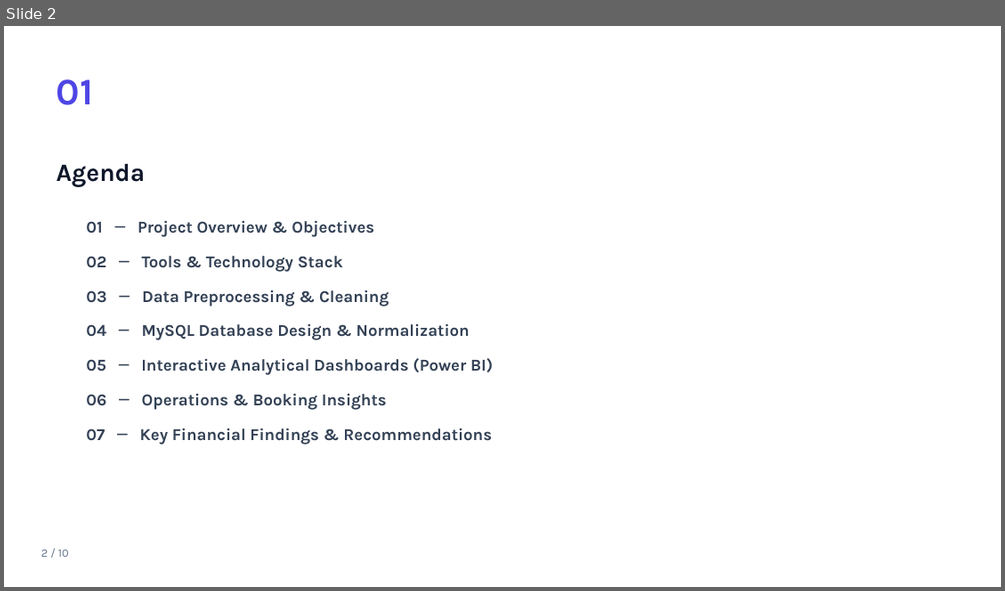
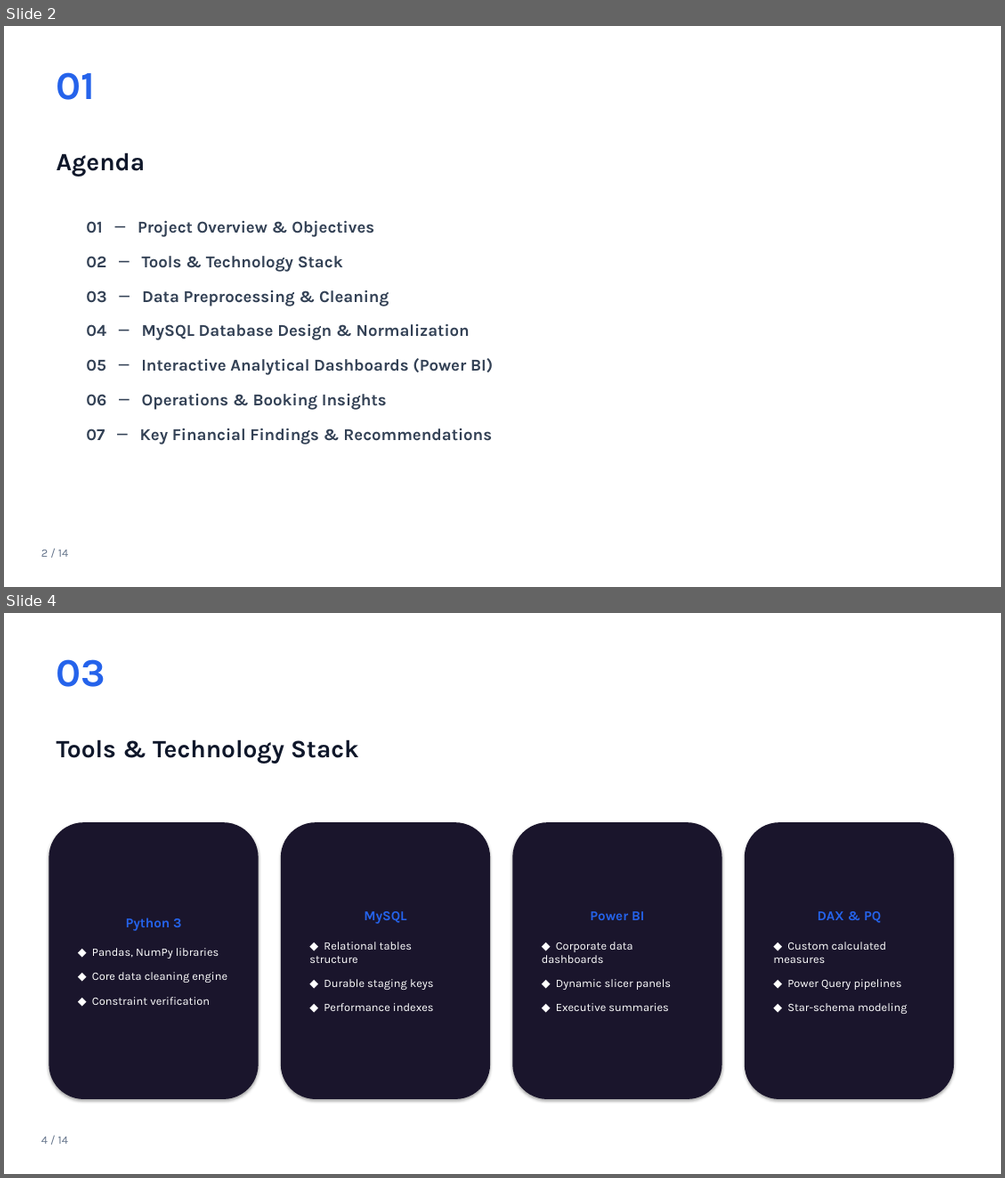
Before and after one commit to SHETYGURU/Revature-Bus-Booking-Analytical-System-, a slide deck: Bus Booking Analytics System (PowerBI)/documents/Bus_Booking_Analytics_PowerBI_light.pptx. Shown one above the other, each under a label of ours: slide 2 before the commit, slides 2 and 4 after it; the slides between them are not shown. The pictures are 1005x591 and 1005x1178 pixels, drawn with LibreOffice and Linux fonts; fonts in the diff are those of the drawing. Boxes give left, top, right and bottom in pixels: in the first picture for what was removed or moved away, otherwise in the second. Text is boxed around its words. In the diff, an @@ line names an element or a change of style, - is before the commit and + after.

```diff
--- a/Bus Booking Analytics System (PowerBI)/documents/Bus_Booking_Analytics_PowerBI_light.pptx
+++ b/Bus Booking Analytics System (PowerBI)/documents/Bus_Booking_Analytics_PowerBI_light.pptx
@@ slide 4 added at box(4, 613, 1001, 1174), background #FFFFFF @@
@@ text added at box(57, 659, 106, 687), 38 pt, text #2563EB, bold @@
+03
@@ text added at box(57, 739, 359, 763), 24 pt, text #0F172A, bold @@
+Tools & Technology Stack
@@ rounded rectangle added at box(48, 822, 259, 1099), fill #1A152C, 11 pt, text #FFFFFF @@
+Python 3
+◆ Pandas, NumPy libraries
+◆ Core data cleaning engine
+◆ Constraint verification
@@ rounded rectangle added at box(281, 822, 490, 1099), fill #1A152C, 11 pt, text #FFFFFF @@
+MySQL
+◆ Relational tables structure
+◆ Durable staging keys
+◆ Performance indexes
@@ rounded rectangle added at box(512, 822, 722, 1099), fill #1A152C, 11 pt, text #FFFFFF @@
+Power BI
+◆ Corporate data dashboards
+◆ Dynamic slicer panels
+◆ Executive summaries
@@ rounded rectangle added at box(744, 822, 954, 1099), fill #1A152C, 11 pt, text #FFFFFF @@
+DAX & PQ
+◆ Custom calculated measures
+◆ Power Query pipelines
+◆ Star-schema modeling
@@ text added at box(41, 1136, 68, 1143), 11 pt, text #64748B @@
+4 / 14
@@ slide 2 changed as well @@
@@ text "01": place and size @@
-text "01" at box(57, 79, 94, 105)
+text "01" at box(57, 72, 96, 100)
@@ text "01" at box(57, 72, 96, 100): size 36 to 38 pt, text colour #4F46E5 to #2563EB @@
@@ text "Agenda": place and size @@
-text "Agenda" at box(57, 163, 146, 187)
+text "Agenda" at box(57, 152, 146, 176)
@@ text at box(41, 549, 68, 556): text changed @@
-2 / 10
+2 / 14
```
Also in this commit, not shown: 10 other slides changed, 3 other slides added, 2 slides removed.
